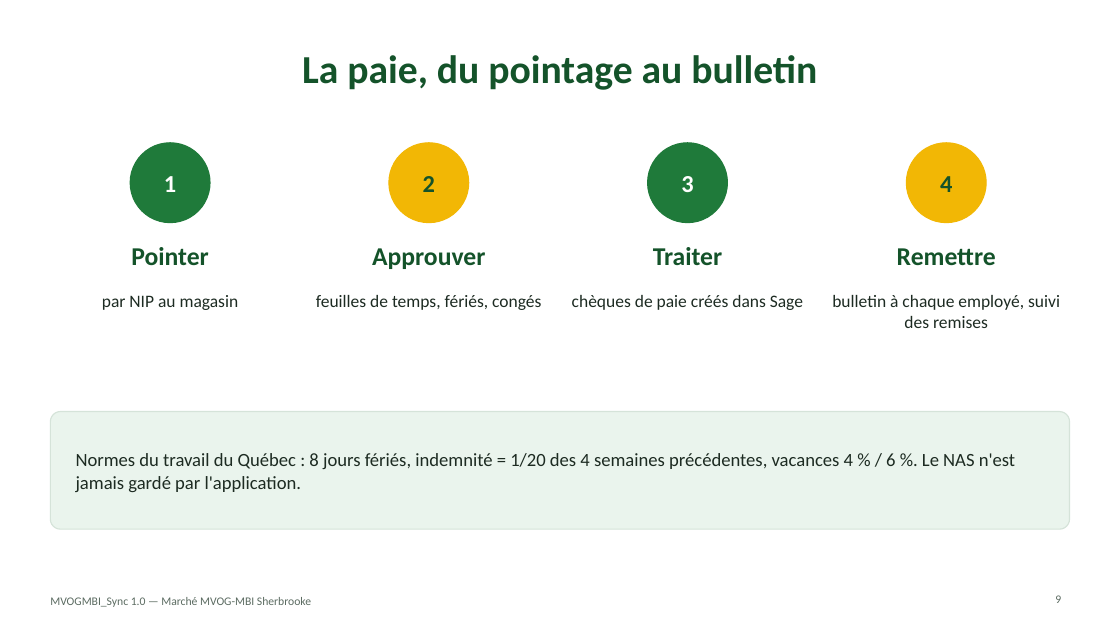
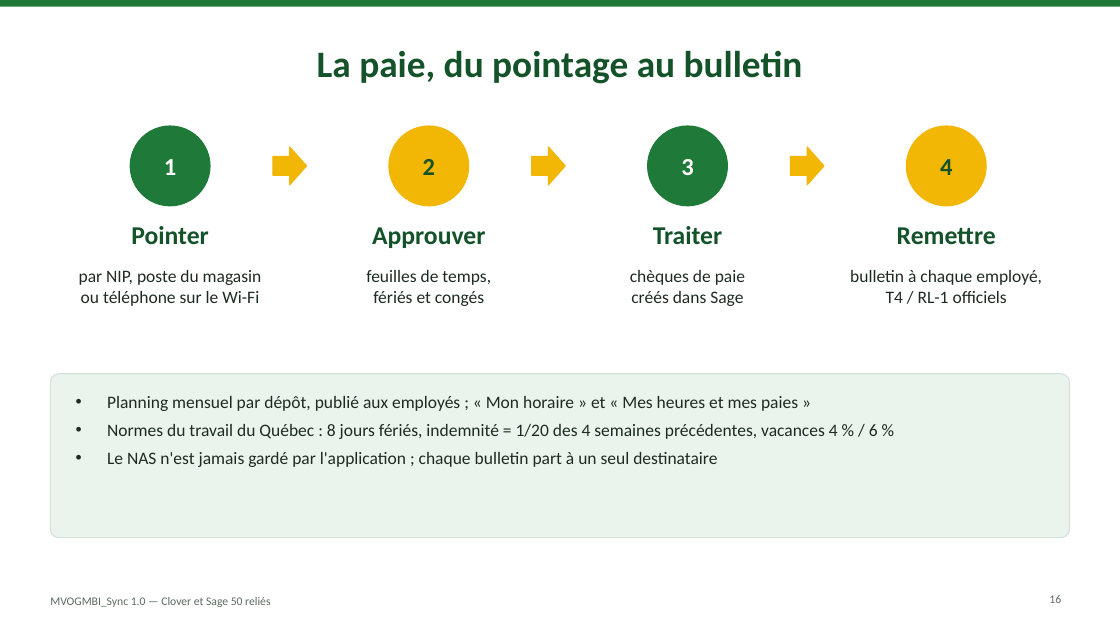
Before and after one commit to mteingueng-dot/MVOGMBI_Sync_2026.1, a slide deck: slide 16 of documentation/Presentation_MVOGMBI_Sync.pptx (slide 9 before the commit). Drawn at 1120x630 pixels with LibreOffice and Linux fonts; fonts in the diff are those of the drawing. Boxes give left, top, right and bottom in pixels: in the first picture for what was removed or moved away, otherwise in the second. Text is boxed around its words. In the diff, an @@ line names an element or a change of style, - is before the commit and + after.

```diff
--- a/documentation/Presentation_MVOGMBI_Sync.pptx
+++ b/documentation/Presentation_MVOGMBI_Sync.pptx
@@ rectangle added at <box>0,0,1120,7</box>, fill #1F7A3A @@
@@ title "La paie, du pointage au ..." at <box>317,50,803,84</box>: size 34 to 32 pt @@
@@ right arrow added at <box>273,147,307,185</box>, fill #F2B705, outline #F2B705 1 pt @@
@@ size 20.9 to 21 pt in 4 elements at <box>164,159,176,175</box>, <box>681,159,693,175</box>, <box>940,159,952,175</box>, <box>423,159,435,175</box> @@
@@ right arrow added at <box>532,147,565,185</box>, fill #F2B705, outline #F2B705 1 pt @@
@@ right arrow added at <box>791,147,824,185</box>, fill #F2B705, outline #F2B705 1 pt @@
@@ 4 texts, 4 ellipses: place and size @@
-4 texts, 4 ellipses at <box>130,143,986,223</box>
+4 texts, 4 ellipses at <box>130,126,986,206</box>
@@ 4 texts: place and size @@
-4 texts at <box>131,247,996,269</box>
+4 texts at <box>131,226,996,248</box>
@@ text at <box>79,270,262,306</box>: text changed @@
-par NIP au magasin
+par NIP, poste du magasin
+ou téléphone sur le Wi-Fi
@@ text at <box>366,270,491,306</box>: text changed @@
-feuilles de temps, fériés, congés
+feuilles de temps,
+fériés et congés
@@ text at <box>630,270,745,306</box>: text changed @@
-chèques de paie créés dans Sage
+chèques de paie
+créés dans Sage
@@ text at <box>850,270,1042,303</box>: text changed @@
-bulletin à chaque employé, suivi des remises
+bulletin à chaque employé,
+T4 / RL-1 officiels
@@ rounded rectangle: place and size @@
-rounded rectangle at <box>50,412,1070,529</box>
+rounded rectangle at <box>50,374,1070,538</box>
@@ rounded rectangle at <box>50,374,1070,538</box>: proportions changed @@
@@ text "Planning mensuel par dépôt, publié ..." at <box>107,396,878,467</box>: vertical alignment middle to top @@
@@ text at <box>107,396,878,467</box>: text changed; size 16 to 15 pt @@
-Normes du travail du Québec : 8 jours fériés, indemnité = 1/20 des 4 semaines précédentes, vacances 4 % / 6 %. Le NAS n'est jamais gardé par l'application.
+• Planning mensuel par dépôt, publié aux employés ; « Mon horaire » et « Mes heures et mes paies »
+• Normes du travail du Québec : 8 jours fériés, indemnité = 1/20 des 4 semaines précédentes, vacances 4 % / 6 %
+• Le NAS n'est jamais gardé par l'application ; chaque bulletin part à un seul destinataire
@@ text at <box>50,597,270,607</box>: text changed @@
-MVOGMBI_Sync 1.0 — Marché MVOG-MBI Sherbrooke
+MVOGMBI_Sync 1.0 — Clover et Sage 50 reliés
@@ page number at <box>1049,595,1061,603</box>: text changed @@
-9
+16
```
Also in this commit, not shown: 9 other slides changed, 20 slides added, 3 slides removed, 32 other files.
